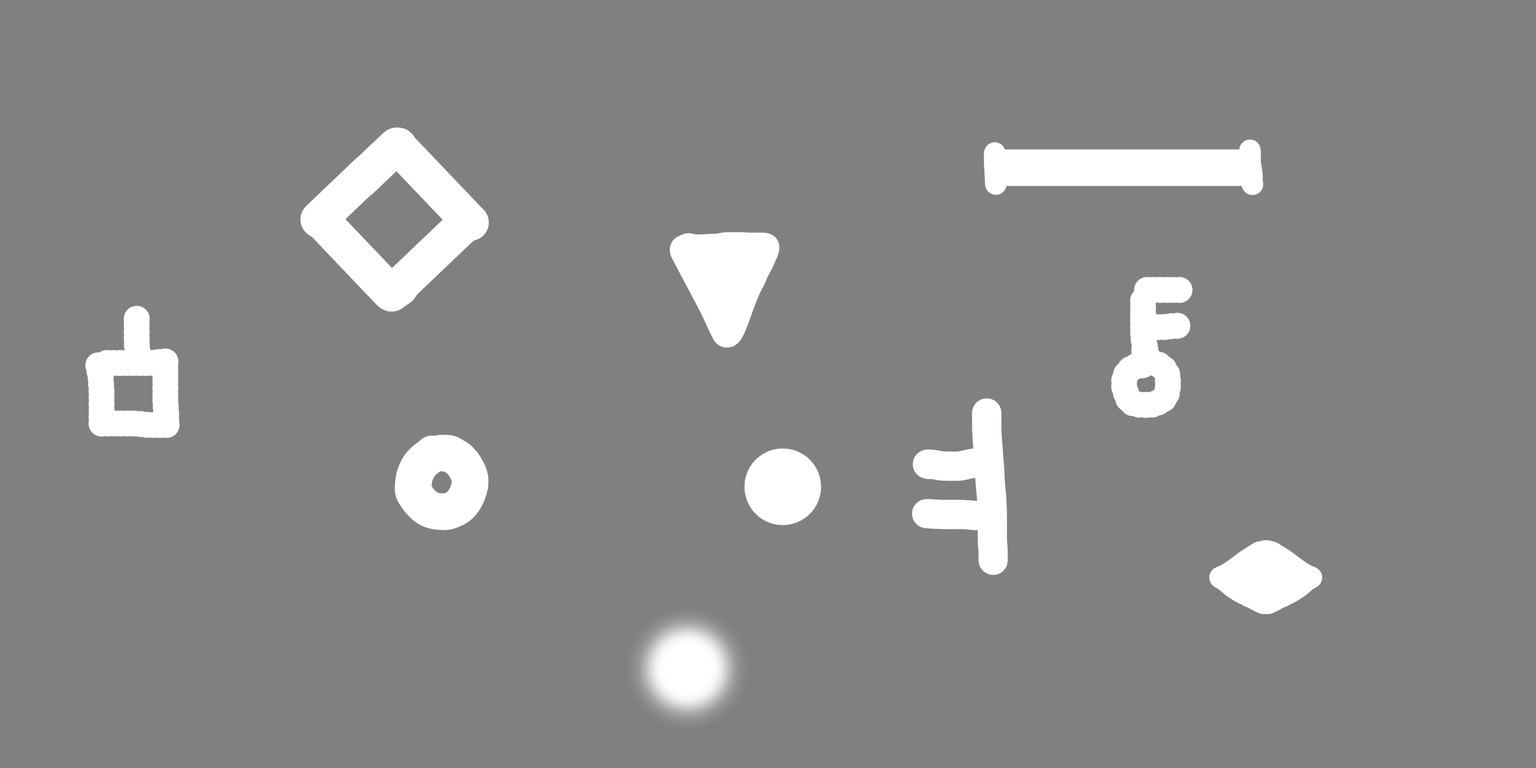
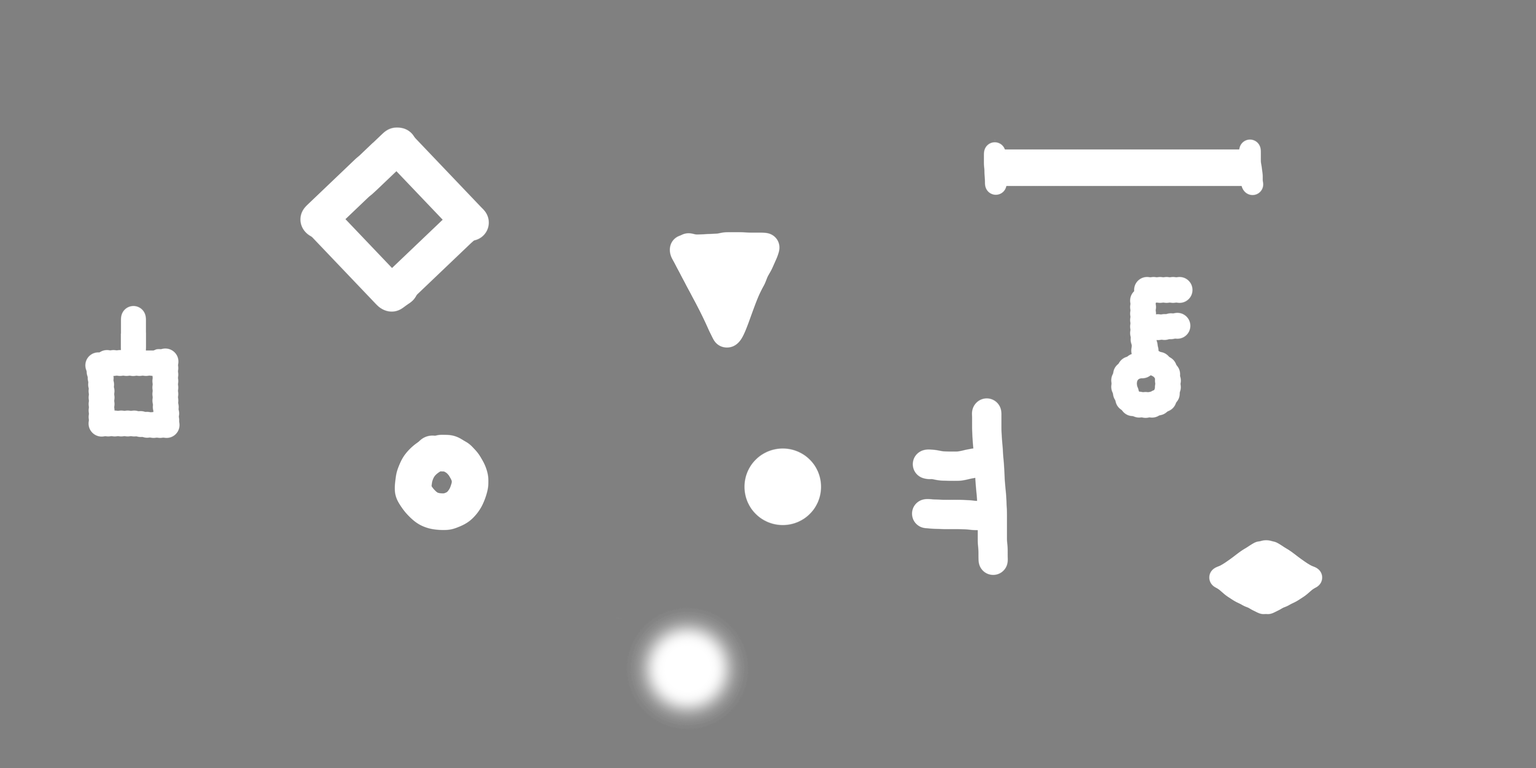
Layer changes from the first 1536 x 768 image to the second:
painted on "Light" over (x1=115, y1=305, x2=157, y2=377)
